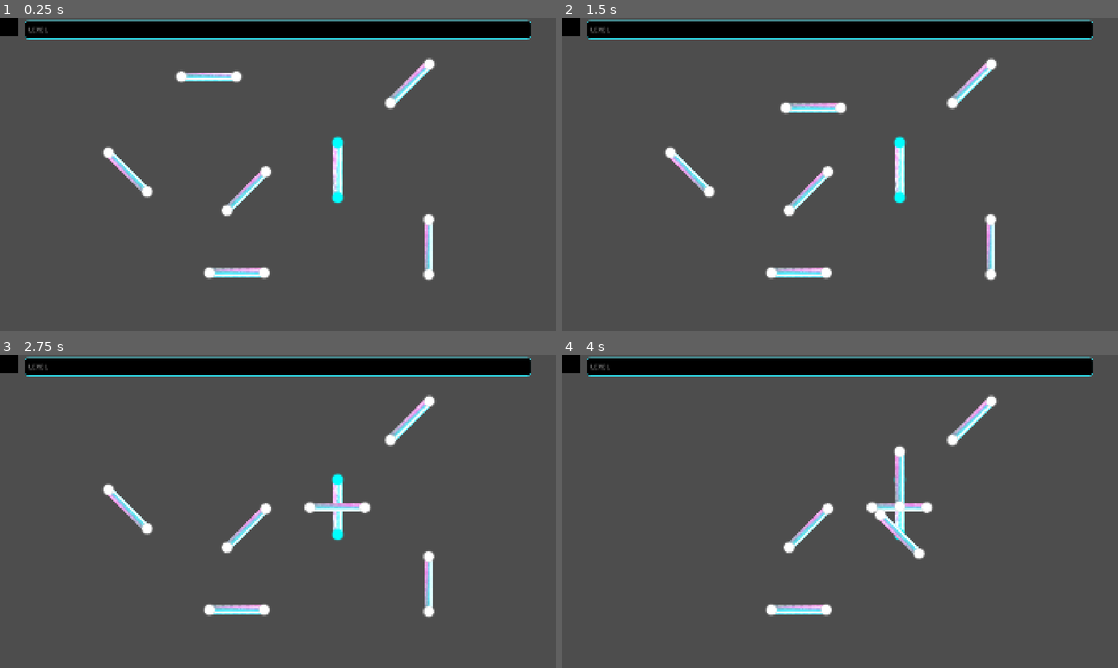
Above: before the commit, frames 1-4 (two rows, left to right).
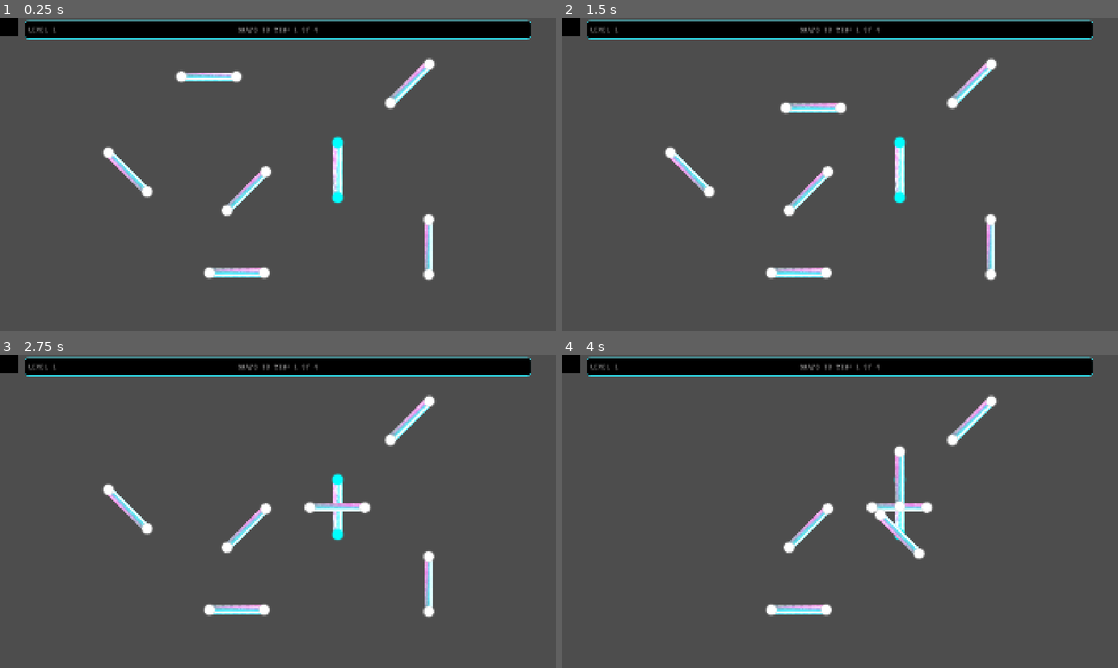
Above: after the commit, the same moments.

Repository: CarlesRa/Harmony-Waves
Game: Godot game, scene res://scenes/main_game.tscn
Same seed, same stepped clock (60 frames per second), same inputs: the game is played once before the commit and once after it. Before the commit the project has no main scene; this scene is started directly in both runs. Video files are missing from this copy of the repository; at most half a second of black plays in their place. Sound files missing from this copy of the repository are replaced by a short silence.
Inputs (mouse positions are in pixels of both pictures, inside the frame that each line leads up to):
- Up to frame 1 (0.25 s): no input
- Up to frame 2 (1.5 s): tap Enter at 0.5 s; drag from (901, 171) to (773, 77) at 0.52 s; drag from (773, 77) to (901, 171) at 1.27 s
- Up to frame 3 (2.75 s): tap Space at 2 s; move the mouse to (239, 608) at 2.02 s; click (239, 608) at 2.17 s
- Up to frame 4 (4 s): drag from (990, 583) to (901, 480) at 2.77 s; tap Enter at 3.5 s; drag from (689, 508) to (901, 533) at 3.52 s

The runs differ from the first frame. In frame 1, 0.1% of the frame differs, in the area x 9-58%, y 2-5%; in frame 2, 0.1%; in frame 3, 0.1%; in frame 4, 0.1%.

Commit message:
snaps to win label ok

Diff:
--- a/project.godot
+++ b/project.godot
@@ -11,6 +11,7 @@
 [application]
 
 config/name="Harmony Waves"
+run/main_scene="uid://cvopl44y2w53g"
 config/features=PackedStringArray("4.5", "Forward Plus")
 config/icon="res://icon.svg"
 
--- a/scenes/main_game.tscn
+++ b/scenes/main_game.tscn
@@ -1,10 +1,11 @@
-[gd_scene load_steps=11 format=3 uid="uid://cvopl44y2w53g"]
+[gd_scene load_steps=12 format=3 uid="uid://cvopl44y2w53g"]
 
 [ext_resource type="Script" uid="uid://cen5lq5w1moqa" path="res://scripts/main_game.gd" id="1_0rdsr"]
 [ext_resource type="StyleBox" uid="uid://sh88fli7vay3" path="res://assets/styles/neon_style.tres" id="2_72e8q"]
 [ext_resource type="Theme" uid="uid://4t1h5fcm8in2" path="res://assets/themes/main_theme.tres" id="2_d2op2"]
 [ext_resource type="Script" uid="uid://cf4yqmoyydmqe" path="res://scripts/shared/game_limit_area.gd" id="5_ipu61"]
 [ext_resource type="VideoStream" uid="uid://do8rsrpgwcukv" path="res://assets/hud/background_animated.ogv" id="5_wi4c7"]
+[ext_resource type="Script" uid="uid://g0v82rbus2cj" path="res://scripts/shared/toolbar.gd" id="5_ygxny"]
 
 [sub_resource type="Environment" id="Environment_s3esy"]
 glow_bloom = 0.8
@@ -56,11 +57,19 @@
 offset_bottom = 72.8
 grow_horizontal = 2
 theme_override_styles/panel = ExtResource("2_72e8q")
+script = ExtResource("5_ygxny")
 
 [node name="LevelLabel" type="Label" parent="HUD/InfoBar_Layout/Toolbar"]
+unique_name_in_owner = true
 layout_mode = 2
 size_flags_horizontal = 0
 text = "Level "
+
+[node name="SnapsToWinLabel" type="Label" parent="HUD/InfoBar_Layout/Toolbar"]
+unique_name_in_owner = true
+layout_mode = 2
+size_flags_horizontal = 4
+text = "Snaps to win: "
 
 [node name="Camera2D" type="Camera2D" parent="."]
 position = Vector2(962, 541)
--- a/scripts/game_manager.gd
+++ b/scripts/game_manager.gd
@@ -1,13 +1,31 @@
 extends Node
 
-var current_dragged_piece = null
+signal level_changed(new_level_loaded)
+signal snaps_to_win_sign(new_snaps_to_win)
+signal current_snaps_sign(new_current_snap)
+
 var current_level: Node = null
 var level_container: Node = null
+var _snaps_to_win: int = 4
+var _current_snaps: int = 1
+
+var snaps_to_win:
+	get:
+		return _snaps_to_win
+	set(value):
+		_snaps_to_win = value
+		emit_signal('snaps_to_win_sign', value)
+var current_snaps:
+	get:
+		return _current_snaps
+	set(value):
+		_current_snaps = value
+		emit_signal('current_snaps_sign', value)
 
 func set_level_container(container: Node) -> void:
 	level_container = container
 
-func load_level(level_path: String) -> void:
+func load_level(level_path: String, level_label: String) -> void:
 	if current_level:
 		current_level.queue_free()
 		await get_tree().process_frame
@@ -19,6 +37,7 @@
 
 	current_level = level_scene.instantiate()
 	level_container.add_child(current_level)
+	emit_signal('level_changed', level_label)
 
 func unload_level() -> void:
 	if current_level:
--- a/scripts/levels/level_01.gd
+++ b/scripts/levels/level_01.gd
@@ -5,3 +5,5 @@
 
 func _ready() -> void:
 	AudioManager.setup_level(level_bpm, level_loop_duration)
+	GameManager.snaps_to_win = 4
+	GameManager.current_snaps = 1
--- a/scripts/main_game.gd
+++ b/scripts/main_game.gd
@@ -5,7 +5,7 @@
 
 func _ready() -> void:
 	GameManager.set_level_container(level_container)
-	GameManager.load_level("res://scenes/levels/level_01.tscn")
+	GameManager.load_level("res://scenes/levels/level_01.tscn", "Level 1")
 
 	await get_tree().process_frame
 	_adjust_camera_to_fit_level()
--- a/scripts/shared/game_limit_area.gd
+++ b/scripts/shared/game_limit_area.gd
@@ -2,8 +2,7 @@
 
 
 
-func _on_area_shape_entered(area_rid: RID, area: Area2D, area_shape_index: int, local_shape_index: int) -> void:
-	print('Tucant lareaaa!!!')
+func _on_area_shape_entered(_area_rid: RID, area: Area2D, _area_shape_index: int, _local_shape_index: int) -> void:
 	if area is WavePiece:
 		var piece: WavePiece = area
 		if piece.is_dragging:
--- /dev/null
+++ b/scripts/shared/toolbar.gd
@@ -0,0 +1,27 @@
+extends PanelContainer
+
+@onready var label: Label = %LevelLabel
+@onready var snapsLabel: Label = %SnapsToWinLabel
+
+var snaps_to_win
+var current_snaps
+
+func _ready() -> void:
+	GameManager.connect("level_changed", _update_level_label)
+	GameManager.connect("snaps_to_win_sign", _update_snaps_to_win_label)
+	GameManager.connect("current_snaps_sign", _update_current_snaps_label)
+
+func _update_level_label(label_text: String) -> void:
+	if label_text:
+		label.text = label_text
+		return
+	label.text = 'Level'
+
+func _update_snaps_to_win_label(value: int) -> void:
+	snaps_to_win = value
+	snapsLabel.text = "Snaps to Win: %s of %s" % [current_snaps, snaps_to_win]
+
+
+func _update_current_snaps_label(value: int) -> void:
+	current_snaps = value
+	snapsLabel.text = "Snaps to Win: %s of %s" % [current_snaps, snaps_to_win]
--- a/scripts/shared/wave_piece.gd
+++ b/scripts/shared/wave_piece.gd
@@ -164,7 +164,7 @@
 
 	start_audio_synced()
 	colliding_targets.clear()
-
+	GameManager.current_snaps += 1
 	return true
 
 func _return_to_original_position() -> void:
Not shown, added: scripts/shared/toolbar.gd.uid
